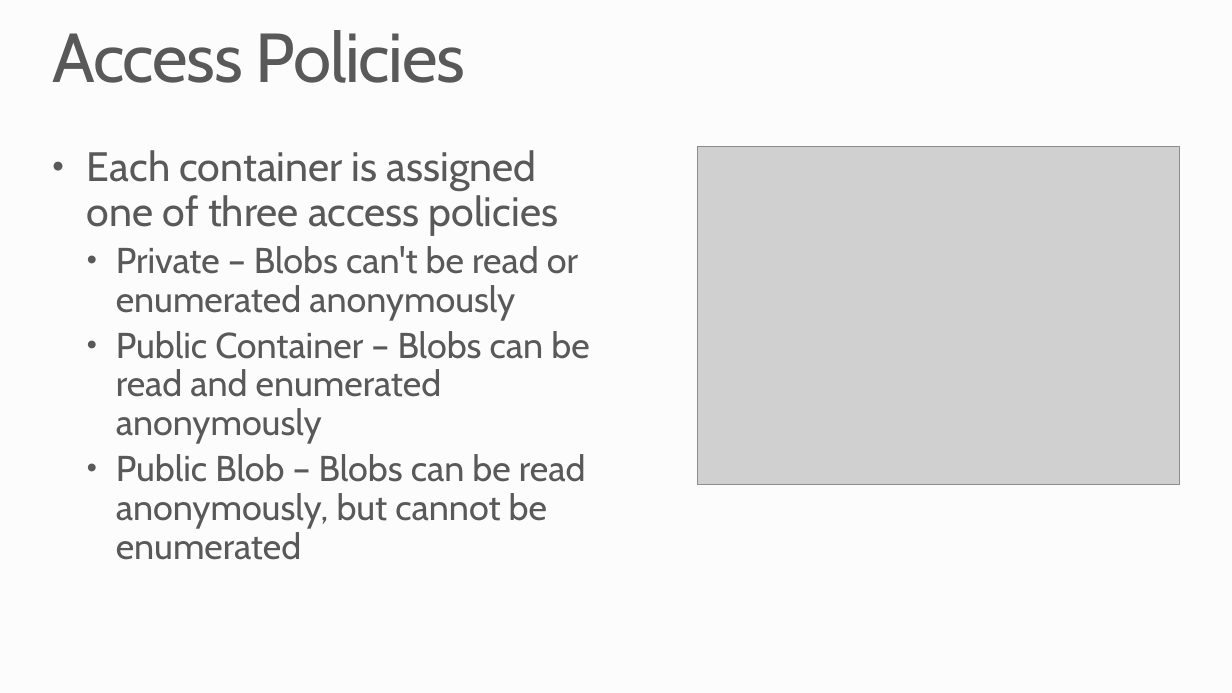
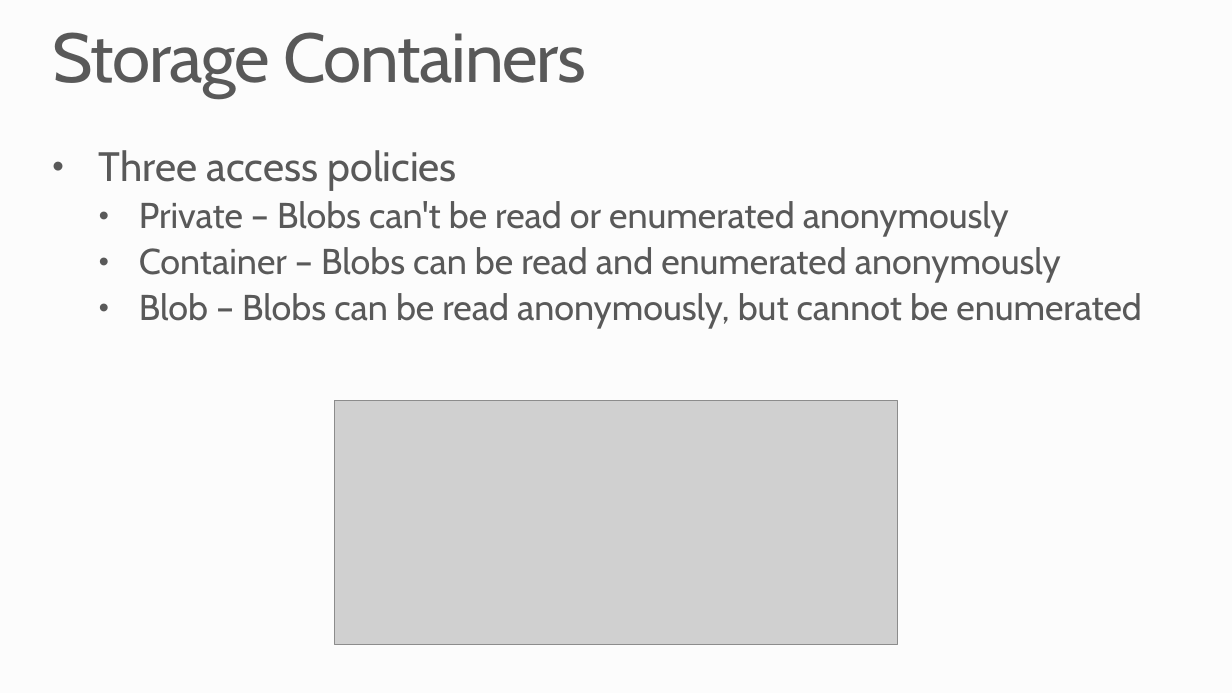
Before and after one commit to MSRConnections/Azure-training-course, a slide deck: slide 8 of Content/Storage/Azure Storage.pptx (slide 5 before the commit). Drawn at 1232x693 pixels with LibreOffice and Linux fonts; fonts in the diff are those of the drawing; grey boxes stand for pictures; background and template pictures are left out. Boxes give left, top, right and bottom in pixels: in the first picture for what was removed or moved away, otherwise in the second. Text is boxed around its words. In the diff, an @@ line names an element or a change of style, - is before the commit and + after.

Commit message:
Updated Storage module

```diff
--- a/Content/Storage/Azure Storage.pptx
+++ b/Content/Storage/Azure Storage.pptx
@@ title at (52, 32, 587, 98): text changed @@
-Access Policies
+Storage Containers
@@ picture removed at (697, 146, 1179, 484) @@
@@ text at (99, 150, 457, 191): text changed @@
-• Each container is assigned one of three access policies
+• Three access policies
@@ text at (139, 201, 1009, 237): indent changed @@
@@ text at (139, 247, 1141, 329): text changed @@
-  • Public Container – Blobs can be read and enumerated anonymously
-  • Public Blob – Blobs can be read anonymously, but cannot be enumerated
+  • Container – Blobs can be read and enumerated anonymously
+  • Blob – Blobs can be read anonymously, but cannot be enumerated
@@ picture added at (335, 401, 897, 645) @@
```
Also in this commit, not shown: 4 other slides changed, 2 slides added, 2 other files.
